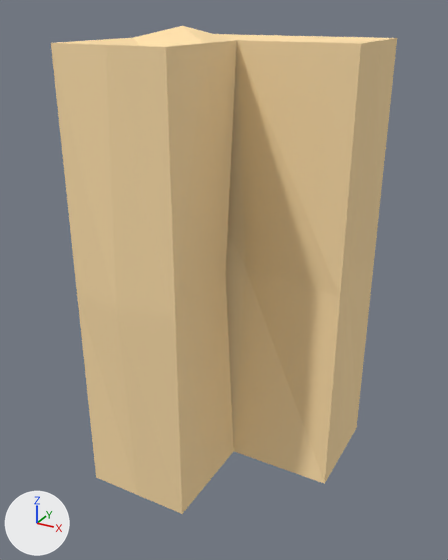
What one commit did to the Blender file Idees_Graphisme/Arene/Wall_corner.blend.
The view is the same before and after, from a 50 mm lens placed at (2.43, -4.62, 4.24), pointed at (-0.09, -0.05, 1.95). The axes (+X, +Y, +Z) are drawn at lower left. The lights are the same throughout.

The first picture shows 'Wall_corner'.
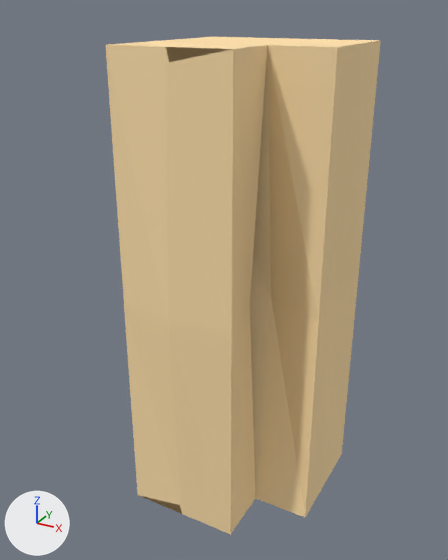
What differs and where, as boxes (x1, y1, x2, y2) in the pictures (448 x 560 px; the box of a moved part takes in the faces that stretch with it):
'Wall_corner', reshaped (20% narrower)
    before: (51, 26, 397, 514)
    after: (105, 37, 381, 535)
part 1 of me_wall_corner, moved or reshaped
    before: (234, 36, 397, 484)
    after: (256, 39, 381, 517)
part 2 of me_wall_corner, moved or reshaped
    before: (133, 26, 234, 47)
    after: (148, 42, 264, 49)
part 3 of me_wall_corner, moved or reshaped
    before: (97, 34, 286, 480)
    after: (108, 37, 319, 533)
part 4 of me_wall_corner, moved or reshaped (not visible before)
    after: (142, 496, 182, 514)
part 5 of me_wall_corner, moved or reshaped
    before: (51, 40, 225, 514)
    after: (105, 45, 250, 535)

The change in detail:
me_wall_corner has 49 vertices, 90 faces and spans x -1.1..1.0, y -1.1..1.1, z -0.1..4.1.
me_wall_corner is used by ob_wall_corner; location (0.0, 0.0, 0.0).
me_wall_corner part 1: all 9 vertices in x 0.9..1.0, y 0.0..1.0, z 0.0..4.0 are moved by (0.0, -0.5, 0.0).
me_wall_corner part 2: the 1 vertex in x -0.5, y 0.0, z 4.1 is moved by (0.5, -0.5, -0.1).
me_wall_corner part 3: all 27 vertices in x -1.1..0.0, y -0.5..1.1, z 0.0..4.0 are moved by (0.5, -0.5, 0.0).
me_wall_corner part 4: all 3 vertices in x -0.5..0.0, y -0.5..0.5, z -0.1 are moved by (0.5, -0.5, 0.2).
me_wall_corner part 5: all 9 vertices in x -1.0..0.0, y -1.1..-1.0, z 0.0..4.0 are moved by (0.5, 0.0, 0.0).
